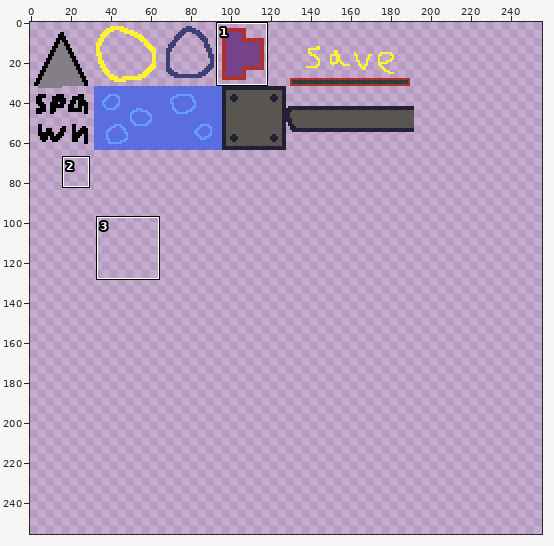
Sprite sheet: web/public/assets/images/main_tiles.png. The first picture is a wide view before the edit; the outline marks the close-up.
Close-up. The starting point:
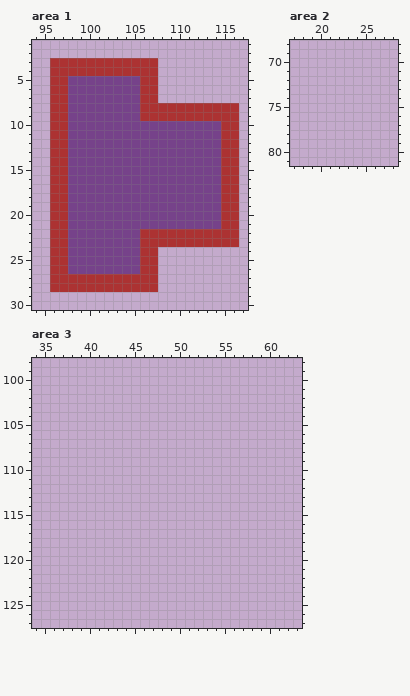
The file is 256x256 pixels. Shown: area 1: x 94..117, y 1..30; area 2: x 17..28, y 68..81; area 3: x 34..63, y 98..127. The commit also changed other parts of the picture, which this record leaves out.
New version:
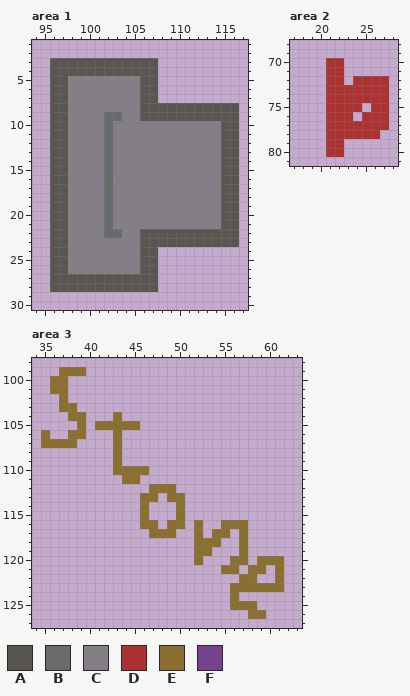
Palette (. is transparent): A #595652  B #696a6a  C #847e87  D #ac3232  E #8a6f30  F #76428a
The edit:
Area 1:
y 3..4: x 96..107 DDDDDDDDDDDD -> AAAAAAAAAAAA
y 5..7: x 96..107 DDFFFFFFFFDD -> AACCCCCCCCAA
y 8: x 96..116 DDFFFFFFFFDDDDDDDDDDD -> AACCCCCCCCAAAAAAAAAAA
y 9: x 96..116 DDFFFFFFFFDDDDDDDDDDD -> AACCCCBBCCAAAAAAAAAAA
y 10..21: x 96..116 DDFFFFFFFFFFFFFFFFFDD -> AACCCCBCCCCCCCCCCCCAA
y 22: x 96..116 DDFFFFFFFFDDDDDDDDDDD -> AACCCCBBCCAAAAAAAAAAA
y 23: x 96..116 DDFFFFFFFFDDDDDDDDDDD -> AACCCCCCCCAAAAAAAAAAA
y 24..26: x 96..107 DDFFFFFFFFDD -> AACCCCCCCCAA
y 27..28: x 96..107 DDDDDDDDDDDD -> AAAAAAAAAAAA
Area 2:
y 70..71: x 21..22 .. -> DD
y 72: x 21..22 .. -> DD; x 24..27 .... -> DDDD
y 73..74: x 21..27 ....... -> DDDDDDD
y 75: x 21..24 .... -> DDDD; x 26..27 .. -> DD
y 76: x 21..23 ... -> DDD; x 25..27 ... -> DDD
y 77: x 21..27 ....... -> DDDDDDD
y 78: x 21..26 ...... -> DDDDDD
y 79..80: x 21..22 .. -> DD
Area 3:
y 99: x 37..39 ... -> EEE
y 100..101: x 36..37 .. -> EE
y 102: x 37 . -> E
y 103: x 37..38 .. -> EE
y 104: x 38..39 .. -> EE; x 43 . -> E
y 105: x 39 . -> E; x 41..45 ..... -> EEEEE
y 106: x 35 . -> E; x 38..39 .. -> EE; x 43 . -> E
y 107: x 35..38 .... -> EEEE; x 43 . -> E
y 108..109: x 43 . -> E
y 110: x 43..46 .... -> EEEE
y 111: x 44..45 .. -> EE
y 112: x 47..49 ... -> EEE
y 113: x 46..47 .. -> EE; x 49..50 .. -> EE
y 114..115: x 46 . -> E; x 50 . -> E
y 116: x 46..47 .. -> EE; x 49..50 .. -> EE; x 52 . -> E; x 55..57 ... -> EEE
y 117: x 47..49 ... -> EEE; x 52 . -> E; x 54..55 .. -> EE; x 57 . -> E
y 118: x 52..54 ... -> EEE; x 57 . -> E
y 119: x 52..53 .. -> EE; x 57 . -> E
y 120: x 52 . -> E; x 56..57 .. -> EE; x 59..61 ... -> EEE
y 121: x 55..56 .. -> EE; x 58..59 .. -> EE; x 61 . -> E
y 122: x 57..58 .. -> EE; x 61 . -> E
y 123: x 56..61 ...... -> EEEEEE
y 124: x 56 . -> E
y 125: x 56..58 ... -> EEE
y 126: x 58..59 .. -> EE
Where, in picture pixels (left, top, right, bottom), the same in both close-ups:
changed: (50, 58, 239, 292)
added: (326, 58, 389, 157)
added: (41, 367, 284, 619)
